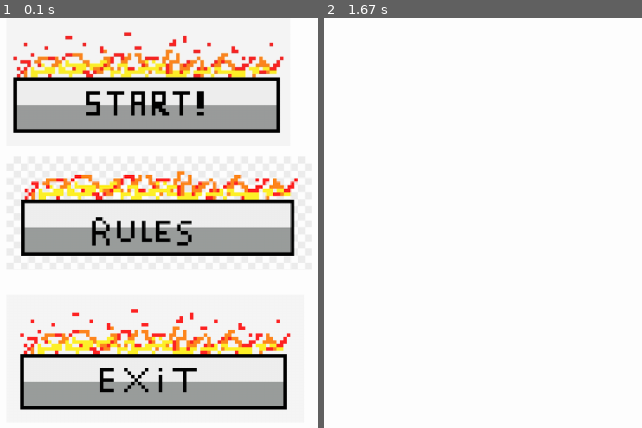
Above: before the commit, frames 1-2 (left to right).
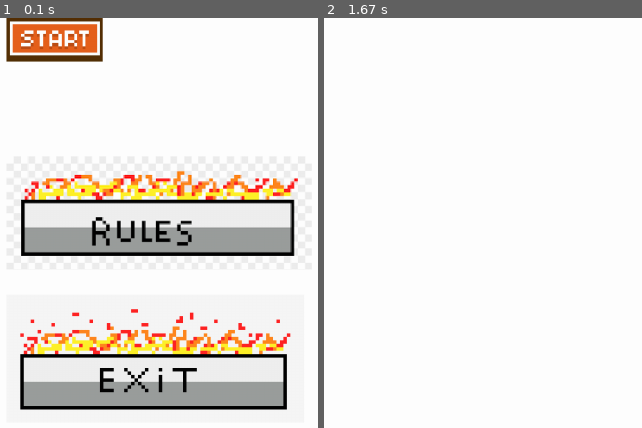
Above: after the commit, the same moments.

Repository: duncanvanheerden/dums
Game: pygame game, started from main/interface/Interface.py
Two runs of this game, one before a commit and one after it. Both use one fixed random seed, a clock stepped at 60 frames per second and the inputs below.
Inputs (mouse positions are in pixels of both pictures, inside the frame that each line leads up to):
- Up to frame 1 (0.1 s): no input
- Up to frame 2 (1.67 s): click (607, 243) at 0.38 s

The runs differ from the first frame. In frame 1, 13% of the frame differs, in the area x 1-90%, y 0-29%; in frame 2, nothing differs.

Commit message:
added gametests

Diff:
--- a/main/interface/Interface.py
+++ b/main/interface/Interface.py
@@ -1,6 +1,7 @@
 import pygame as pg
-import Button.Button as button
 import sys
+import os
+from main.interface.Button import Button as button
 
 fps = 60
 
@@ -14,6 +15,9 @@
         width = 1300
         height = 600
 
+        # Get current working directory
+        cwd = os.getcwd()
+
         # Create the window display
         screen = pg.display.set_mode((width, height))
 
@@ -21,12 +25,12 @@
         pg.display.set_caption("My Pygame Window")
 
         #load button images
-        start_img = pg.image.load('./Button/img/start_button.png').convert_alpha()
-        rules_img = pg.image.load('./Button/img/rules.png').convert_alpha()
-        singlePlay_img = pg.image.load('./Button/img/Single_player.png').convert_alpha()
-        multiplay_img = pg.image.load('./Button/img/Multiplayer.png').convert_alpha()
-        homescreen_img = pg.image.load('./Button/img/home_screen.png').convert_alpha()
-        exit_img = pg.image.load('./Button/img/exit_button.png').convert_alpha()
+        start_img = pg.image.load(os.path.join(cwd, 'main/interface/Button/img/start_btn.png'))
+        rules_img = pg.image.load(os.path.join(cwd, 'main/interface/Button/img/rules.png'))
+        singlePlay_img = pg.image.load(os.path.join(cwd, 'main/interface/Button/img/Single_player.png'))
+        multiplay_img = pg.image.load(os.path.join(cwd, 'main/interface/Button/img/Multiplayer.png'))
+        homescreen_img = pg.image.load(os.path.join(cwd, 'main/interface/Button/img/home_screen.png'))
+        exit_img = pg.image.load(os.path.join(cwd, 'main/interface/Button/img/exit_button.png'))
 
         #create button instances
         start_button = button.Button(200, 0, start_img, 0.5)
--- a/main/setup/Game.py
+++ b/main/setup/Game.py
@@ -1,4 +1,5 @@
 import random
+import pprint as pp
 
 class Game:
 
@@ -9,14 +10,16 @@
 
         * Initializes the variables:
         * cards: list of shuffled cards.
-        * board: list of cards played.
+        * player_decks: list of player decks that consist of dominoe cards.
+        * game_board: list of cards played.
         * players_and_cards: dictionary of Key = players and Value = cards.
         * score_limit: maximum score.
         * round: number of rounds.
         """
         self.cards = self.shuffle_cards()
-        self.board = []
-        self.players_and_cards = {}
+        self.player_decks = []
+        self.game_board = []
+        self.players = {}
         self.score_limit = 1
         self.round = 1
 
@@ -24,10 +27,10 @@
     @staticmethod
     def generate_cards():
         """
-        * Generate the domino cards as a list of tuples.
+        * Generate the dominoe cards as a list of tuples.
 
         Returns:
-            list: domino cards
+            list: dominoe cards
         """
         cards = []
         for i in range(7):
@@ -63,18 +66,17 @@
         Returns:
             list: all_player_decks
         """
-        cards = self.cards
-
-        all_hands = []
-        while len(cards)>0:
-            hand = []
-            while len(hand)!=(len(cards)//num_players):
-                card = cards[0]
-                hand.append(card)
-                cards.pop(0)
+        copied_cards = [card for card in self.cards]
+        all_player_decks = []
+        while len(copied_cards)>0:
+            deck = []
+            while len(deck)!=(len(self.cards)//num_players):
+                card = copied_cards[0]
+                deck.append(card)
+                copied_cards.pop(0)
             else:
-                all_hands.append(hand)
-        return all_hands
+                all_player_decks.append(deck)
+        return all_player_decks
 
 
     def choose_mode(self, num_of_players):
@@ -84,14 +86,13 @@
         Returns:
             list: divided cards for each player
         """
-        # this method should be updated and used in gui
         if num_of_players == 2:
-            return self.divide_cards(2)
+            self.player_decks = self.divide_cards(2)
         elif num_of_players == 3:
             self.cards.remove((0, 0))
-            return self.divide_cards(3)
+            self.player_decks = self.divide_cards(3)
         elif num_of_players == 4:
-            return self.divide_cards(4)
+            self.player_decks = self.divide_cards(4)
 
 
     def get_first_to_play(self):
@@ -101,21 +102,21 @@
         Returns:
             list: player with the (6,6) card.
         """
-        for deck in self.cards:
-            if deck.count((6.6))>0:
+        for deck in self.player_decks:
+            if deck.count((6,6))>0:
                 return deck
 
 
-    def set_play_order(self):
+    def set_player_dict(self):
         """
         * Sets the play order as a dictionary.
-        * Key: player (e.g., "Player 1")
-        * Value: player cards
+        * Key: player (e.g., "Player 1").
+        * Value: player deck.
         """
         arranged_cards = self.arrange_player_order()
         for num, deck in enumerate(arranged_cards):
             player_key = "Player " + str(num + 1)
-            self.players_and_cards[player_key] = deck
+            self.players[player_key] = deck
 
 
     def arrange_player_order(self):
@@ -129,7 +130,7 @@
         player_1 = self.get_first_to_play()
         new_card_order = []
         new_card_order.append(player_1)
-        for player_deck in self.cards:
+        for player_deck in self.player_decks:
             if player_deck != player_1:
                 new_card_order.append(player_deck)
         return new_card_order
--- a/main/setup/game.py
+++ /dev/null
@@ -1,74 +0,0 @@
-import random
-
-
-class Game():
-    def __init__(self):
-        self.cards = self.shuffle_cards()
-
-    @staticmethod
-    def generate_cards():
-        '''
-        generates the dominoe cards as a list of tuples
-        '''
-        cards = []
-        k = 0
-        for i in range(k, 7):
-            for j in range(k, 7):
-                cards.append((i, j))
-            k += 1
-
-        return cards
-
-
-    def shuffle_cards(self):
-        '''
-        shuffles the position of each card in the deck list
-        '''
-        cards = self.generate_cards()
-        shuffled_cards = []
-        while len(shuffled_cards) != 28:
-            card = random.choice(cards)
-            shuffled_cards.append(card)
-            cards.remove(card)
-
-        return shuffled_cards
-
-
-    def divide_cards(self,dominoes,num_of_players):
-        '''
-        divide cards and return a list of the player_hands
-        '''
-        all_hands = []
-        len_dum = len(self.cards)
-        while len(dominoes)>0:
-            hand = []
-            while len(hand)!=len_dum//num_of_players:
-                card = dominoes[0]
-                hand.append(card)
-                self.cards.pop(0)
-            else:
-                all_hands.append(hand)
-        return all_hands
-
-
-    @staticmethod
-    def choose_mode(self,dominoes):
-        '''
-        let user choose how many players
-        '''
-        num_of_players = None
-
-        if num_of_players == "4":
-            return self.divide_player_hands(dominoes,int(num_of_players))
-        elif num_of_players == "3":
-            dominoes.remove((0,0))
-            return self.divide_player_hands(dominoes,int(num_of_players))
-        elif num_of_players == "2":
-            return self.divide_player_hands(dominoes,int(num_of_players))
-
-
-    # def getFirstToPlay():
-    #     '''
-    #     TODO - decides who starts the game
-    #     '''
-    #     pass
--- a/play.py
+++ b/play.py
@@ -12,5 +12,6 @@
         self.interface = Interface()
 
 
+
 if __name__ == '__main__':
     RunGame()
--- /dev/null
+++ b/tests/setup_tests/game_tests.py
@@ -0,0 +1,75 @@
+import sys
+import os
+
+# Add the main package path to the Python path
+root_directory = os.path.abspath(os.path.join(os.path.dirname(__file__), "..",".."))
+sys.path.append(root_directory)
+
+import unittest
+from main.setup.Game import Game
+
+
+class MyTestCase(unittest.TestCase):
+
+
+    def test_shuffle_cards(self):
+        game = Game()
+        cards = game.shuffle_cards()
+        self.assertEqual(len(cards), 28)  # Check if all cards are present
+        self.assertEqual(len(set(cards)), 28)  # Check if all cards are unique
+
+
+    def test_divide_cards(self):
+        game = Game()
+        decks = game.divide_cards(2)
+        self.assertEqual(len(decks), 2)  # Check if the cards are divided into 2 player decks
+        self.assertEqual(len(decks[0]), 14)  # Check if each player deck has the correct number of cards
+
+
+    def test_choose_mode(self):
+        game = Game()
+        game.choose_mode(4)
+        self.assertEqual(len(game.player_decks), 4)  # Check if the player decks are created
+        self.assertEqual(len(game.player_decks[0]), 7)  # Check if each player deck has the correct number of cards
+        self.assertEqual(len(game.player_decks[3]), 7)
+
+
+    def test_get_first_to_play(self):
+        game = Game()
+        game.choose_mode(4)
+        first_player = game.get_first_to_play()
+        self.assertTrue(first_player.count((6,6))>0)  # Check if the correct player deck is returned
+
+
+    def test_set_player_dict(self):
+        game = Game()
+        game.cards = [(0, 0), (1, 1), (2, 2), (3, 3), (4, 4), (5, 5), (6, 6), (0, 1), (0, 2), (0, 3), (0, 4), (0, 5), (0, 6), (1, 2), (1, 3), (1, 4), (1, 5), (1, 6), (2, 3), (2, 4), (2, 5), (2, 6), (3, 4), (3, 5), (3, 6), (4, 5), (4, 6), (5, 6)]
+        game.player_decks = [[(0, 0), (1, 1), (2, 2)], [(3, 3), (4, 4), (5, 5)], [(6, 6), (0, 1), (0, 2)], [(0, 3), (0, 4), (0, 5)]]
+        game.set_player_dict()
+
+        expected_players = {
+            "Player 1": [(6, 6), (0, 1), (0, 2)],
+            "Player 2": [(0, 0), (1, 1), (2, 2)],
+            "Player 3": [(3, 3), (4, 4), (5, 5)],
+            "Player 4": [(0, 3), (0, 4), (0, 5)]}
+
+        self.assertEqual(game.players, expected_players)
+
+
+    def test_arrange_player_order(self):
+        game = Game()
+        game.choose_mode(4)
+        arranged_decks = game.arrange_player_order()
+        first_player = arranged_decks[0]
+        self.assertTrue(first_player.count((6,6)), True)  # Check if the first player deck is the one with (6, 6)
+        self.assertEqual(len(arranged_decks), 4)  # Check if all player decks are present
+
+
+    def test_set_score_limit(self):
+        game = Game()
+        game.set_score_limit(5)
+        self.assertEqual(game.score_limit, 5)  # Check if the score limit is set correctly
+
+
+if __name__ == '__main__':
+    unittest.main()
--- a/tests/setup_tests/test_dums.py
+++ /dev/null
@@ -1,81 +0,0 @@
-# import unittest
-# import io
-# import sys
-
-# sys.stdout = io.StringIO()
-
-# class MyTestCase(unittest.TestCase):
-#     def test_generate_dominoes(self):
-#         '''
-#         checks if the function generates a list of 28 dominoes(tuples)
-#         '''
-#         output = dums.generate_dominoes()
-#         self.assertEqual(len(output),28)
-#         self.assertIsInstance(output, list)
-#         self.assertEqual(all(output),True)
-
-#     def test_duplicate_dominoes(self):
-#         '''
-#         check for duplicate dominoes(tuples)
-#         '''
-#         dominoes = dums.generate_dominoes()
-#         self.assertEqual(all([dominoes.count(domino)==1 for domino in dominoes]),True)
-
-#     def test_shuffle_dominoes(self):
-#         '''
-#         checks if the function shuffled a list of 28 tuples
-#         '''
-#         output1 = dums.generate_dominoes()
-#         output2 = dums.shuffle_dominoes()
-#         self.assertEqual(len(output2),28)
-#         self.assertIsInstance(output2, list)
-#         self.assertEqual(all(output2),True)
-#         self.assertNotEqual(output1, output2)
-
-#     def test_divide_dominoes(self):
-#         '''
-#         tests if the function evenly distributed the list of dominoes to the specified number of players
-#         '''
-#         dominoes = dums.generate_dominoes()
-#         output1 = dums.divide_player_hands(dominoes,2)
-#         self.assertEqual(len(output1),2)
-#         self.assertIsInstance(output1, list)
-#         self.assertEqual(all(output1),True)
-
-#         dominoes = dums.generate_dominoes()
-#         output2 = dums.divide_player_hands(dominoes,4)
-#         self.assertEqual(len(output2),4)
-#         self.assertIsInstance(output2, list)
-#         self.assertEqual(all(output2),True)
-
-#         dominoes = dums.generate_dominoes()
-#         dominoes.remove((0,0))
-#         output3 = dums.divide_player_hands(dominoes,3)
-#         self.assertEqual(len(output3),3)
-#         self.assertIsInstance(output3, list)
-#         self.assertEqual(all(output3),True)
-
-#     def test_play_card(self):
-#         '''
-#         TODO - test if the function makes it possible to play
-#         '''
-#         pass
-
-#     def test_klop(self):
-#         '''
-#         TODO - test if the function returns boolean
-#         '''
-#         ouputfalse = dums.klop([(0,0),(3,3)],[(5,2),(1,3)])
-#         ouputtrue = dums.klop([(0,0),(3,3)],[(5,2),(6,5)])
-#         self.assertEqual(ouputfalse,False)
-#         self.assertEqual(ouputtrue,True)
-
-
-#     def test_display_game(self):
-#         '''
-#         TODO - test if the function displays the current state of the game
-#         '''
-#         pass
-
-# if __name__ == "__main__" :
-#     unittest.main()
Not shown, changed: README.md
Empty file added: __init__.py
Empty file added: main/interface/Button/__init__.py
Empty file added: tests/__init__.py
Empty file added: tests/setup_tests/__init__.py
Not shown, changed: .gitignore
